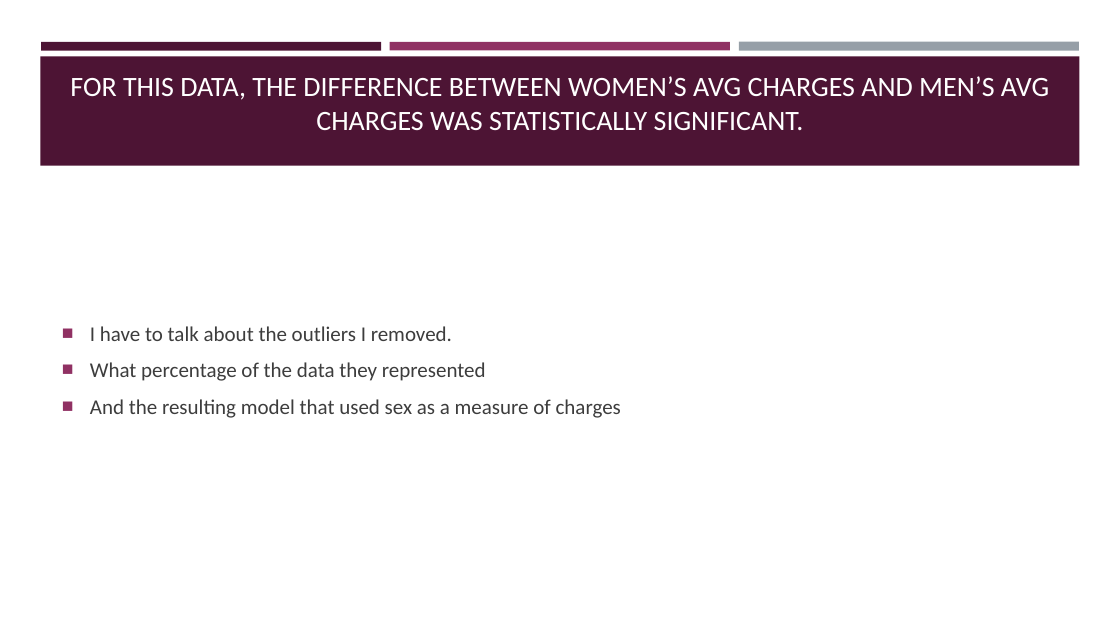
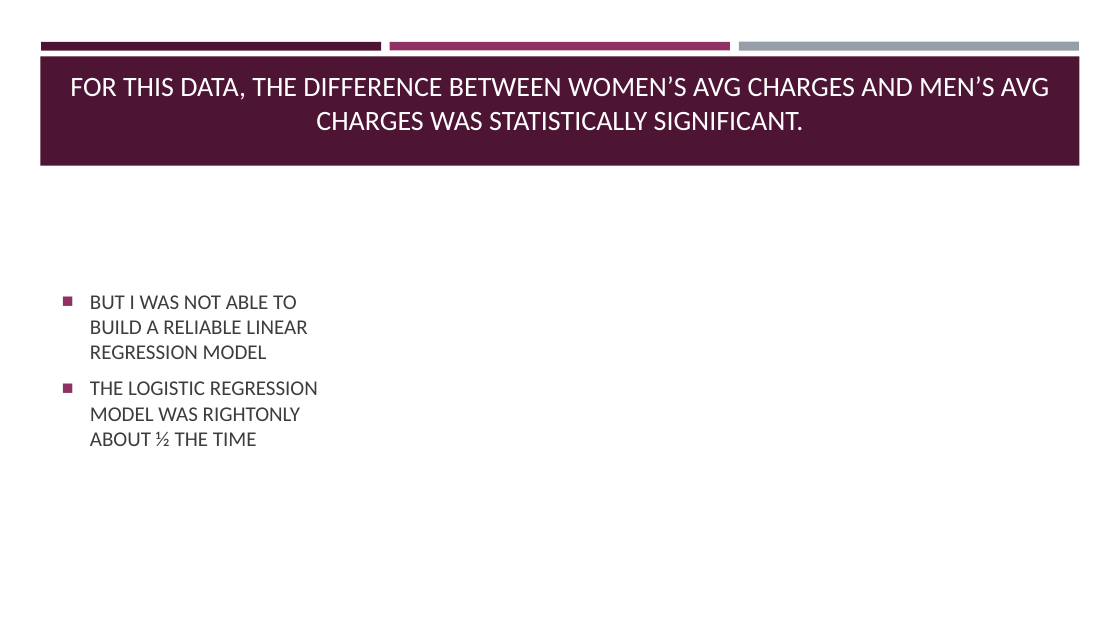
Before and after one commit to Dewalk/final_capstone, a slide deck: slide 9 of Presentation6.pptx (slide 8 before the commit). Drawn at 1120x630 pixels with LibreOffice and Linux fonts; fonts in the diff are those of the drawing. Boxes give left, top, right and bottom in pixels: in the first picture for what was removed or moved away, otherwise in the second. Text is boxed around its words. In the diff, an @@ line names an element or a change of style, - is before the commit and + after.

```diff
--- a/Presentation6.pptx
+++ b/Presentation6.pptx
@@ text at bbox=[90, 295, 318, 446]: text changed @@
-■ I have to talk about the outliers I removed.
-■ What percentage of the data they represented
-■ And the resulting model that used sex as a measure of charges
+■ BUT I WAS NOT ABLE TO BUILD A RELIABLE LINEAR REGRESSION MODEL
+■ THE LOGISTIC REGRESSION MODEL WAS RIGHTONLY ABOUT ½ THE TIME
```
Also in this commit, not shown: 4 other slides changed, 5 slides added, 4 slides removed, 9 other files.
